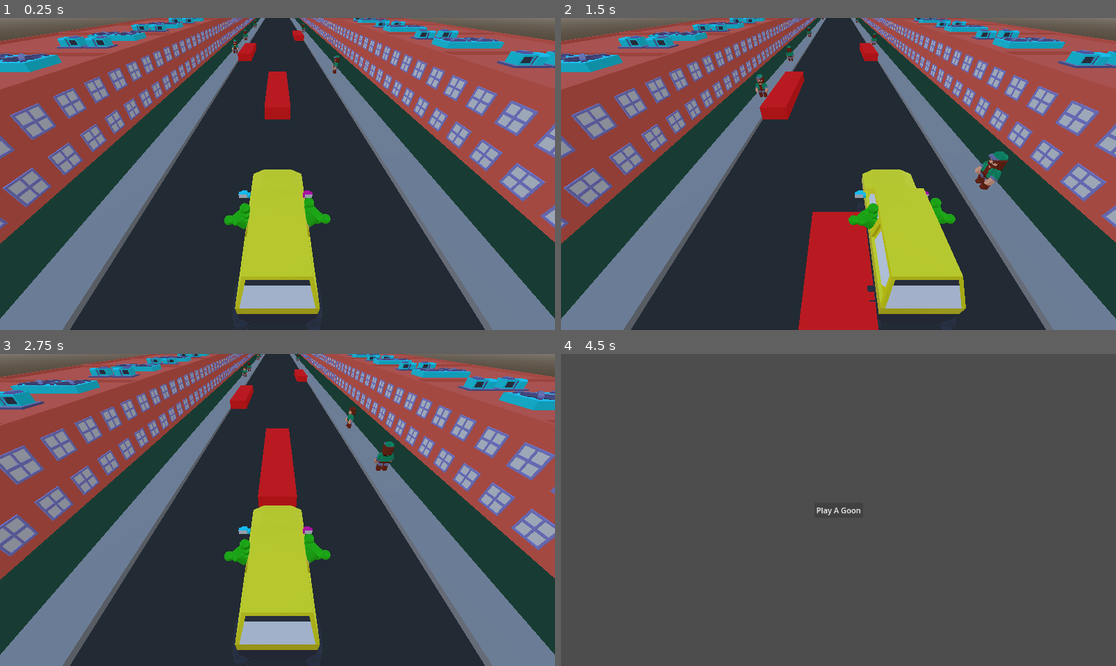
Above: before the commit, frames 1-4 (two rows, left to right).
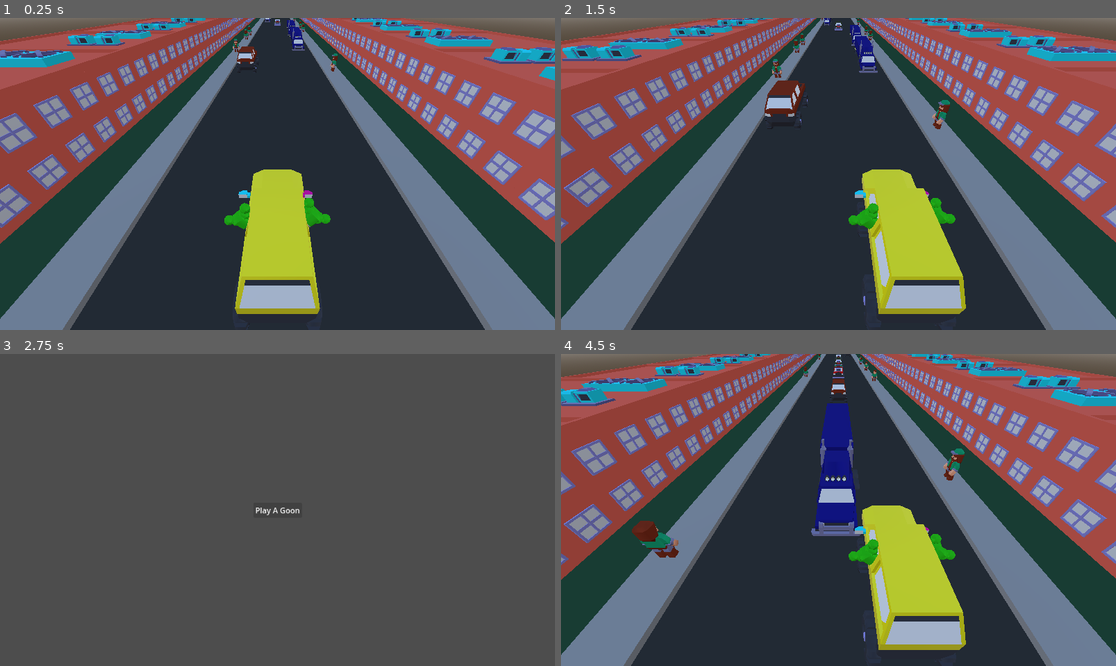
Above: after the commit, the same moments.

Repository: the-g-force/ClownTown
Game: Godot game, scene res://world.tscn
Same seed, same stepped clock (60 frames per second), same inputs: the game is played once before the commit and once after it.
Inputs (mouse positions are in pixels of both pictures, inside the frame that each line leads up to):
- Up to frame 1 (0.25 s): no input
- Up to frame 2 (1.5 s): hold D (move_right) 0.53-1.28 s; hold A (move_left) from 1.28 s (still down)
- Up to frame 3 (2.75 s): release A (move_left) at 2 s; click (277, 510) at 2 s, where only the run before the commit has a clickable "Play A Goon"
- Up to frame 4 (4.5 s): click (838, 510) at 2.75 s, where only the run after the commit has a clickable "Play A Goon"; click (838, 510) at 3.5 s, where only the run before the commit has a clickable "Play A Goon"; hold D (move_right) from 4.28 s (still down)

The runs differ from the first frame. In frame 1, 15% of the frame differs, in the area x 0-100%, y 0-68%; in frame 2, 10%; in frame 3, 98%, in the area x 0-100%, y 0-100%; in frame 4, 98%.

Commit message:
Add obstacle generation

Diff:
--- a/project/city/block.gd
+++ b/project/city/block.gd
@@ -3,10 +3,11 @@
 const PERSON := preload("res://people/person.tscn")
 
 var generate_obstacle := false
+var no_obstacle_index := 3
 
 
 func _ready()->void:
-	if generate_obstacle:
+	if generate_obstacle and no_obstacle_index <= 0:
 		_generate_obstacle()
 	for _i in randi() % 2:
 		call_deferred("_generate_person")
@@ -25,7 +26,14 @@
 
 
 func _generate_obstacle()->void:
-	pass
+	var obstacle_position := Vector3(
+		[-2.0, 0.0, 2.0].pick_random(),
+		0.0,
+		0.0
+	)
+	var obstacle := preload("res://obstacles/obstacle.tscn").instantiate()
+	get_parent().add_child(obstacle)
+	obstacle.global_position = global_position + obstacle_position
 
 
 func _on_visible_on_screen_notifier_3d_screen_entered():
@@ -36,6 +44,7 @@
 	var next := duplicate()
 	next.position.z -= 5
 	next.generate_obstacle = not generate_obstacle
+	next.no_obstacle_index = no_obstacle_index - 1
 	get_parent().add_child(next)
 
 
--- /dev/null
+++ b/project/obstacles/obstacle.gd
@@ -0,0 +1,37 @@
+class_name Obstacle
+extends StaticBody3D
+
+const OBSTACLES := [
+	"res://obstacles/models/obstacle_convertable.glb",
+	"res://obstacles/models/obstacle_jeep.glb",
+	"res://obstacles/models/obstacle_semi.glb",
+	"res://obstacles/models/obstacle_sportscar.glb",
+	"res://obstacles/models/obstacle_truck.glb",
+]
+
+var _model : Node3D
+
+
+func _ready()->void:
+	_add_model()
+	_add_collision_shape()
+
+
+func _add_model()->void:
+	_model = load(OBSTACLES.pick_random()).instantiate()
+	add_child(_model)
+	_model.position.y = 0.5
+	_model.rotation.y = PI
+
+
+func _add_collision_shape()->void:
+	var collision_shape := CollisionShape3D.new()
+	collision_shape.shape = _get_box_shape()
+	add_child(collision_shape)
+	collision_shape.position = _model.position
+
+
+func _get_box_shape()->BoxShape3D:
+	var shape := BoxShape3D.new()
+	shape.size = _model.get_node("mergedBlocks(Clone)").get_aabb().size
+	return shape
--- /dev/null
+++ b/project/obstacles/obstacle.tscn
@@ -0,0 +1,7 @@
+[gd_scene load_steps=2 format=3 uid="uid://c1tgcpamfi63s"]
+
+[ext_resource type="Script" path="res://obstacles/obstacle.gd" id="1_w815j"]
+
+[node name="Obstacle" type="StaticBody3D"]
+collision_layer = 2
+script = ExtResource("1_w815j")
--- a/project/world.tscn
+++ b/project/world.tscn
@@ -1,20 +1,10 @@
-[gd_scene load_steps=12 format=3 uid="uid://pog1f6cctk83"]
+[gd_scene load_steps=9 format=3 uid="uid://pog1f6cctk83"]
 
 [ext_resource type="PackedScene" uid="uid://dbhexktlm6ox4" path="res://player/player.tscn" id="1_8wopq"]
 [ext_resource type="Script" path="res://people/models/player_follow_camera.gd" id="2_inu3m"]
 [ext_resource type="PackedScene" uid="uid://bqbu13mcbihai" path="res://people/person.tscn" id="3_5clvs"]
 [ext_resource type="PackedScene" uid="uid://bxivuld1w250u" path="res://city/block.tscn" id="4_fmgm5"]
 [ext_resource type="AudioStream" uid="uid://ccwowgtxr2bg1" path="res://circus.ogg" id="5_kvf5x"]
-
-[sub_resource type="StandardMaterial3D" id="StandardMaterial3D_xpiwl"]
-albedo_color = Color(1, 0, 0, 1)
-
-[sub_resource type="BoxMesh" id="BoxMesh_x7a3a"]
-material = SubResource("StandardMaterial3D_xpiwl")
-size = Vector3(1, 1, 5)
-
-[sub_resource type="BoxShape3D" id="BoxShape3D_svaw5"]
-size = Vector3(1, 1, 5)
 
 [sub_resource type="ProceduralSkyMaterial" id="ProceduralSkyMaterial_1hxkw"]
 
@@ -32,38 +22,7 @@
 transform = Transform3D(1, 0, 0, 0, 1, 0, 0, 0, 1, 0, 0, -0.0011673)
 lane_width = 2.0
 lane_change_time = 0.4
-forward_speed = 8.0
-
-[node name="MeshInstance3D" type="MeshInstance3D" parent="."]
-transform = Transform3D(1, 0, 0, 0, 1, 0, 0, 0, 1, 0, 0, -10)
-mesh = SubResource("BoxMesh_x7a3a")
-
-[node name="StaticBody3D" type="StaticBody3D" parent="MeshInstance3D"]
-collision_layer = 2
-
-[node name="CollisionShape3D" type="CollisionShape3D" parent="MeshInstance3D/StaticBody3D"]
-transform = Transform3D(1, 0, 0, 0, 1, 0, 0, 0, 1, 0, 0, 0.0264282)
-shape = SubResource("BoxShape3D_svaw5")
-
-[node name="MeshInstance3D2" type="MeshInstance3D" parent="."]
-transform = Transform3D(1, 0, 0, 0, 1, 0, 0, 0, 1, -2.5, 0, -20)
-mesh = SubResource("BoxMesh_x7a3a")
-
-[node name="StaticBody3D" type="StaticBody3D" parent="MeshInstance3D2"]
-collision_layer = 2
-
-[node name="CollisionShape3D" type="CollisionShape3D" parent="MeshInstance3D2/StaticBody3D"]
-shape = SubResource("BoxShape3D_svaw5")
-
-[node name="MeshInstance3D3" type="MeshInstance3D" parent="."]
-transform = Transform3D(1, 0, 0, 0, 1, 0, 0, 0, 1, 2.5, 0, -30)
-mesh = SubResource("BoxMesh_x7a3a")
-
-[node name="StaticBody3D" type="StaticBody3D" parent="MeshInstance3D3"]
-collision_layer = 2
-
-[node name="CollisionShape3D" type="CollisionShape3D" parent="MeshInstance3D3/StaticBody3D"]
-shape = SubResource("BoxShape3D_svaw5")
+forward_speed = 6.0
 
 [node name="Camera3D" type="Camera3D" parent="." node_paths=PackedStringArray("player")]
 transform = Transform3D(1, 0, 0, 0, 0.757633, 0.65268, 0, -0.65268, 0.757633, 0, 3.62015, 6.14931)
Renamed: project/obstacles/obstacle_convertable.glb -> project/obstacles/models/obstacle_convertable.glb
Not shown, changed: project/obstacles/models/obstacle_convertable.glb.import
Renamed: project/obstacles/obstacle_jeep.glb -> project/obstacles/models/obstacle_jeep.glb
Not shown, changed: project/obstacles/models/obstacle_jeep.glb.import
Renamed: project/obstacles/obstacle_semi.glb -> project/obstacles/models/obstacle_semi.glb
Not shown, changed: project/obstacles/models/obstacle_semi.glb.import
Renamed: project/obstacles/obstacle_sportscar.glb -> project/obstacles/models/obstacle_sportscar.glb
Not shown, changed: project/obstacles/models/obstacle_sportscar.glb.import
Renamed: project/obstacles/obstacle_truck.glb -> project/obstacles/models/obstacle_truck.glb
Not shown, changed: project/obstacles/models/obstacle_truck.glb.import
